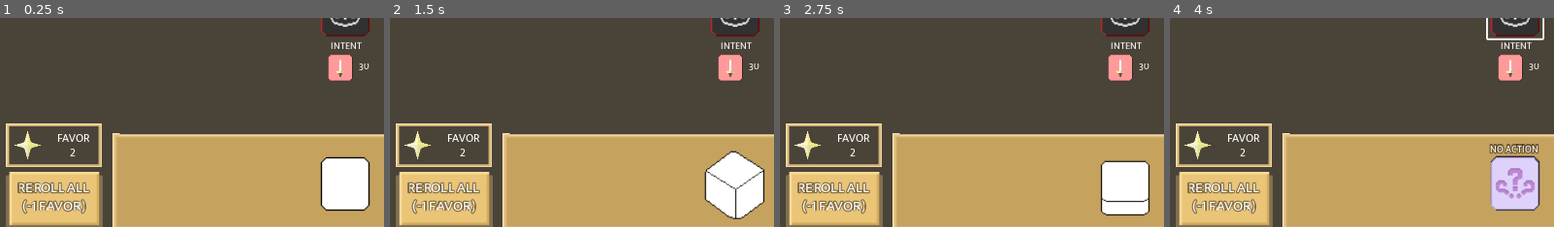
Above: before the commit, frames 1-4 (left to right).
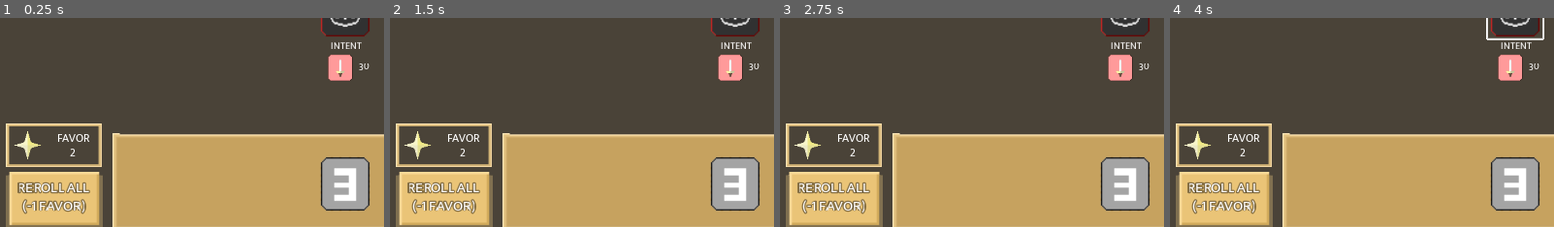
Above: after the commit, the same moments.

Repository: calsf/ff
Game: Godot game, scene res://Combat.tscn
Same seed, same stepped clock (60 frames per second), same inputs: the game is played once before the commit and once after it. The project has no main scene, so this scene is started directly.
Inputs (mouse positions are % of the whole screen's width and height, from its top left):
- Up to frame 1 (0.25 s): no input
- Up to frame 2 (1.5 s): click "PLAY" at 0.5 s; click "PLAY" at 1.25 s
- Up to frame 3 (2.75 s): click "REROLL ALL (-1 FAVOR)" at 2 s
- Up to frame 4 (4 s): click "ROLL" at 2.75 s; click (50, 46) at 3.5 s
The pictures show only the part of the screen within x 5-55%, y 48-98%; the shares and areas given below are measured in that part.

The runs differ from the first frame. In frame 1, 2.4% of the frame differs, in the area x 83-97%, y 66-93%; in frame 2, 3.5%; in frame 3, 2.8%; in frame 4, 3.8%, in the area x 83-97%, y 60-93%.

Commit message:
setting up dice bar

Diff:
--- a/Combat.tscn
+++ b/Combat.tscn
@@ -115,8 +115,8 @@
 [ext_resource path="res://dice-bar/die-roll-flash/die-roll-flash18.png" type="Texture" id=113]
 [ext_resource path="res://dice-bar/die-roll-flash/die-roll-flash63.png" type="Texture" id=114]
 [ext_resource path="res://dice-bar/die-roll-flash/die-roll-flash48.png" type="Texture" id=115]
-[ext_resource path="res://dice-bank/faces/face-scramble.png" type="Texture" id=116]
 [ext_resource path="res://dice-bank/die-numbers/die-num-1.png" type="Texture" id=117]
+[ext_resource path="res://dice-bar/die-empty-slot.png" type="Texture" id=118]
 [ext_resource path="res://combat/favor-icon.png" type="Texture" id=119]
 [ext_resource path="res://combat/block_icon.png" type="Texture" id=120]
 [ext_resource path="res://combat/health_icon.png" type="Texture" id=121]
@@ -148,6 +148,7 @@
 [ext_resource path="res://buttons/selected_outline.tres" type="StyleBox" id=147]
 [ext_resource path="res://buttons/empty.tres" type="StyleBox" id=148]
 [ext_resource path="res://dice-bank/dice-bank.gd" type="Script" id=149]
+[ext_resource path="res://dice-bar/dice_bar.gd" type="Script" id=150]
 
 [sub_resource type="DynamicFont" id=1]
 size = 8
@@ -265,7 +266,58 @@
 }
 
 [sub_resource type="Animation" id=7]
-resource_name = "roll"
+resource_name = "idle"
+length = 0.2
+tracks/0/type = "value"
+tracks/0/path = NodePath("DiceRoll/Die:texture")
+tracks/0/interp = 1
+tracks/0/loop_wrap = true
+tracks/0/imported = false
+tracks/0/enabled = true
+tracks/0/keys = {
+"times": PoolRealArray( 0 ),
+"transitions": PoolRealArray( 1 ),
+"update": 1,
+"values": [ ExtResource( 118 ) ]
+}
+tracks/1/type = "value"
+tracks/1/path = NodePath("DiceFlashEffect/Flash:modulate")
+tracks/1/interp = 1
+tracks/1/loop_wrap = true
+tracks/1/imported = false
+tracks/1/enabled = true
+tracks/1/keys = {
+"times": PoolRealArray( 0 ),
+"transitions": PoolRealArray( 1 ),
+"update": 0,
+"values": [ Color( 1, 1, 1, 0 ) ]
+}
+tracks/2/type = "value"
+tracks/2/path = NodePath("DiceNumbers/Number:modulate")
+tracks/2/interp = 1
+tracks/2/loop_wrap = true
+tracks/2/imported = false
+tracks/2/enabled = true
+tracks/2/keys = {
+"times": PoolRealArray( 0 ),
+"transitions": PoolRealArray( 1 ),
+"update": 0,
+"values": [ Color( 1, 1, 1, 1 ) ]
+}
+tracks/3/type = "value"
+tracks/3/path = NodePath("DiceFaces/Face:modulate")
+tracks/3/interp = 1
+tracks/3/loop_wrap = true
+tracks/3/imported = false
+tracks/3/enabled = true
+tracks/3/keys = {
+"times": PoolRealArray( 0 ),
+"transitions": PoolRealArray( 1 ),
+"update": 0,
+"values": [ Color( 1, 1, 1, 0 ) ]
+}
+
+[sub_resource type="Animation" id=8]
 length = 5.0
 loop = true
 tracks/0/type = "value"
@@ -353,40 +405,34 @@
 "values": [ Vector2( 1, 1 ), Vector2( 1, 1 ), Vector2( 1.2, 1.2 ), Vector2( 1, 1 ) ]
 }
 
-[sub_resource type="DynamicFont" id=8]
+[sub_resource type="DynamicFont" id=9]
 size = 8
 outline_size = 1
 outline_color = Color( 0, 0, 0, 0.431373 )
 use_filter = true
 font_data = ExtResource( 138 )
 
-[sub_resource type="DynamicFont" id=9]
+[sub_resource type="DynamicFont" id=10]
 size = 6
 outline_size = 1
 outline_color = Color( 0, 0, 0, 0.431373 )
 font_data = ExtResource( 138 )
 
-[sub_resource type="DynamicFont" id=10]
+[sub_resource type="DynamicFont" id=11]
 size = 10
 outline_color = Color( 1, 0.992157, 0.854902, 0.431373 )
 font_data = ExtResource( 138 )
 
-[sub_resource type="DynamicFont" id=11]
+[sub_resource type="DynamicFont" id=12]
 size = 12
 outline_size = 1
 outline_color = Color( 0, 0, 0, 0.431373 )
 font_data = ExtResource( 139 )
 
-[sub_resource type="DynamicFont" id=12]
+[sub_resource type="DynamicFont" id=13]
 outline_size = 1
 outline_color = Color( 0, 0, 0, 0.431373 )
 font_data = ExtResource( 139 )
-
-[sub_resource type="DynamicFont" id=13]
-size = 8
-outline_size = 1
-outline_color = Color( 0, 0, 0, 0.431373 )
-font_data = ExtResource( 138 )
 
 [sub_resource type="DynamicFont" id=14]
 size = 8
@@ -402,9 +448,15 @@
 
 [sub_resource type="DynamicFont" id=16]
 size = 8
+outline_size = 1
+outline_color = Color( 0, 0, 0, 0.431373 )
 font_data = ExtResource( 138 )
 
 [sub_resource type="DynamicFont" id=17]
+size = 8
+font_data = ExtResource( 138 )
+
+[sub_resource type="DynamicFont" id=18]
 size = 8
 outline_size = 1
 outline_color = Color( 0, 0, 0, 0.431373 )
@@ -549,6 +601,7 @@
 patch_margin_top = 32
 patch_margin_right = 24
 patch_margin_bottom = 24
+script = ExtResource( 150 )
 __meta__ = {
 "_edit_use_anchors_": false
 }
@@ -569,7 +622,7 @@
 margin_right = 224.0
 margin_bottom = 80.0
 rect_pivot_offset = Vector2( 32, 32 )
-texture = ExtResource( 3 )
+texture = ExtResource( 118 )
 __meta__ = {
 "_edit_use_anchors_": false
 }
@@ -589,11 +642,12 @@
 }
 
 [node name="Number" type="TextureRect" parent="CanvasLayer/DiceBar/DiceNumbers"]
+modulate = Color( 1, 1, 1, 0 )
 margin_left = 160.0
 margin_right = 224.0
 margin_bottom = 80.0
 rect_pivot_offset = Vector2( 32, 32 )
-texture = ExtResource( 117 )
+texture = ExtResource( 118 )
 __meta__ = {
 "_edit_use_anchors_": false
 }
@@ -618,7 +672,7 @@
 margin_right = 224.0
 margin_bottom = 80.0
 rect_pivot_offset = Vector2( 32, 32 )
-texture = ExtResource( 116 )
+texture = ExtResource( 125 )
 __meta__ = {
 "_edit_use_anchors_": false
 }
@@ -668,8 +722,9 @@
 anims/roll = SubResource( 6 )
 
 [node name="DieAnimationPlayer" type="AnimationPlayer" parent="CanvasLayer/DiceBar"]
-autoplay = "roll"
-anims/roll = SubResource( 7 )
+autoplay = "idle"
+anims/idle = SubResource( 7 )
+anims/roll = SubResource( 8 )
 
 [node name="DiceBank" type="NinePatchRect" parent="CanvasLayer"]
 anchor_left = 0.012
--- a/combat/die.gd
+++ b/combat/die.gd
@@ -4,13 +4,15 @@
 # A die must have 6 faces
 const NUM_FACES = 6
 
+var number_icon : Texture
 var faces = []
 var curr_face = null
-var number = 0
 var is_selected = false
 var is_used = false
 
-func _init(f=[]):
+func _init(num_path, f=[]):
+	number_icon = load(num_path)
+
 	# Set to empty die if is not initialized with correct number of faces
 	if f.size() != NUM_FACES:
 		var face_empty = FaceEmpty.new()
--- a/combat/player_dice_bank.gd
+++ b/combat/player_dice_bank.gd
@@ -8,17 +8,17 @@
 	var block = FaceBlock.new(5)
 
 	# Start with 6 die
-	dice.append(Die.new([attack, attack, attack, block, block, block]))
-	dice.append(Die.new([attack, attack, attack, block, block, block]))
-	dice.append(Die.new([attack, attack, attack, block, block, block]))
-	dice.append(Die.new([attack, attack, attack, block, block, block]))
-	dice.append(Die.new([attack, attack, attack, block, block, block]))
-	dice.append(Die.new([attack, attack, attack, block, block, block]))
+	dice.append(Die.new("res://dice-bank/die-numbers/die-num-1.png", [attack, attack, attack, block, block, block]))
+	dice.append(Die.new("res://dice-bank/die-numbers/die-num-2.png", [attack, attack, attack, block, block, block]))
+	dice.append(Die.new("res://dice-bank/die-numbers/die-num-3.png", [attack, attack, attack, block, block, block]))
+	dice.append(Die.new("res://dice-bank/die-numbers/die-num-4.png", [attack, attack, attack, block, block, block]))
+	dice.append(Die.new("res://dice-bank/die-numbers/die-num-5.png", [attack, attack, attack, block, block, block]))
+	dice.append(Die.new("res://dice-bank/die-numbers/die-num-6.png", [attack, attack, attack, block, block, block]))
 
 	# Empty dice slots
-	dice.append(Die.new())
-	dice.append(Die.new())
-	dice.append(Die.new())
-	dice.append(Die.new())
-	dice.append(Die.new())
-	dice.append(Die.new())
+	dice.append(Die.new("res://dice-bank/die-numbers/die-num-7.png"))
+	dice.append(Die.new("res://dice-bank/die-numbers/die-num-8.png"))
+	dice.append(Die.new("res://dice-bank/die-numbers/die-num-9.png"))
+	dice.append(Die.new("res://dice-bank/die-numbers/die-num-10.png"))
+	dice.append(Die.new("res://dice-bank/die-numbers/die-num-11.png"))
+	dice.append(Die.new("res://dice-bank/die-numbers/die-num-12.png"))
--- a/dice-bank/dice-bank.gd
+++ b/dice-bank/dice-bank.gd
@@ -22,6 +22,9 @@
 	var die = _dice_col.get_child(col).get_child(row)
 	var die_faces = die.get_children()
 
+	# Set dice number
+	die_faces[0].texture = PlayerDiceBank.dice[i].number_icon
+
 	for j in range(1, die_faces.size()):
 		var face_node = die_faces[j]
 		var face_obj = PlayerDiceBank.dice[i].faces[j - 1]
--- /dev/null
+++ b/dice-bar/dice_bar.gd
@@ -0,0 +1,27 @@
+extends NinePatchRect
+
+var selected_dice = [null, null, null]
+var has_rolled_once = false
+
+onready var _empty_icon = load("res://dice-bar/die-empty-slot.png")
+onready var _die_numbers = $DiceNumbers
+
+func _ready():
+	# TEMPORARY - add and remove should be done on click from dice bank
+	add_die(PlayerDiceBank.dice[2])
+
+func add_die(die):
+	var index = 0
+
+	for i in range(selected_dice.size() - 1):
+		if selected_dice[i] == null:
+			index = i
+			break
+
+	selected_dice[index] = die
+	_die_numbers.get_child(index).texture = die.number_icon
+
+func remove_die(die):
+	# TEMPORARY:
+	# TODO: Find die and remove from array and also remove from the dice bar by setting to empty icon
+	_die_numbers.get_child(0).texture = _empty_icon
Not shown: 89 places in Combat.tscn that only renumber resources
